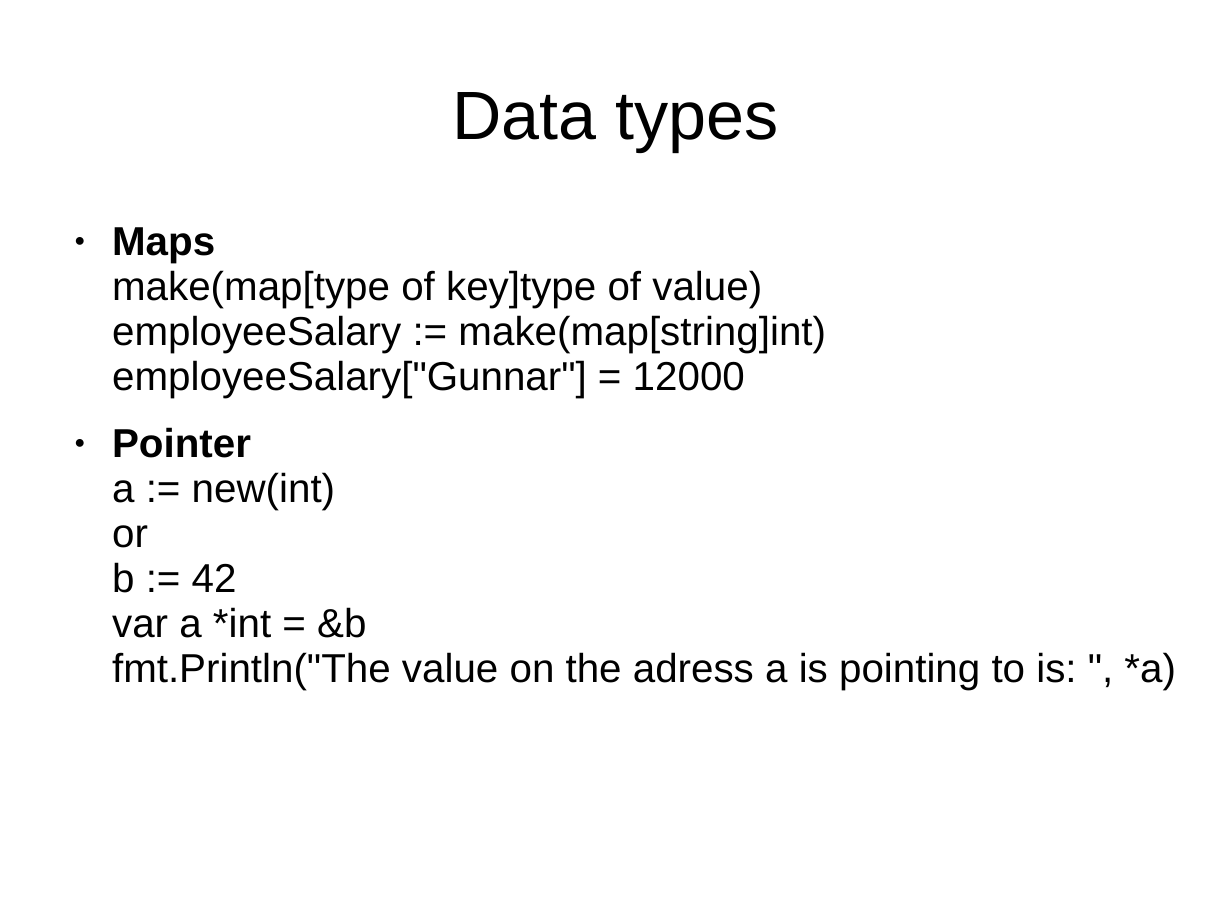
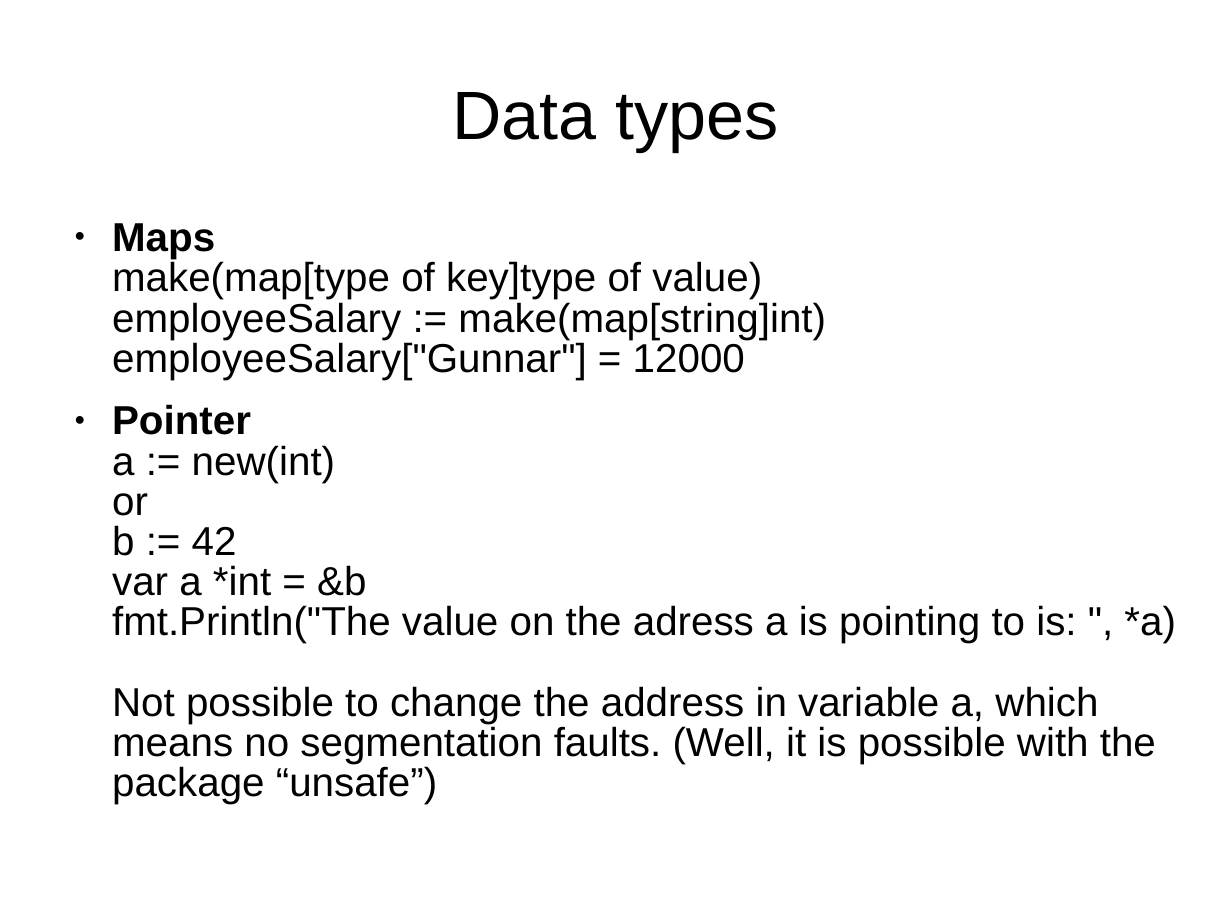
Before and after one commit to smicker/go_course, a slide deck: slide 30 of Golang genomgång.ppt. Drawn at 1232x924 pixels with LibreOffice and Linux fonts; fonts in the diff are those of the drawing; background and template pictures are left out. Boxes give left, top, right and bottom in pixels: in the first picture for what was removed or moved away, otherwise in the second. Text is boxed around its words. In the diff, an @@ line names an element or a change of style, - is before the commit and + after.

```diff
--- a/Golang genomgång.ppt
+++ b/Golang genomgång.ppt
@@ text at <box>112,223,826,380</box>: line spacing 0.93 to 0.83 @@
@@ text at <box>112,404,1176,804</box>: text changed @@
-● Pointer
-  a := new(int)
-  or
-  b := 42
-  var a *int = &b
-  fmt.Println("The value on the adress a is pointing to is: ", *a)
+● Pointer
+  a := new(int)
+  or
+  b := 42
+  var a *int = &b
+  fmt.Println("The value on the adress a is pointing to is: ", *a)
+  Not possible to change the address in variable a, which means no segmentation faults. (Well, it is possible with the package “unsafe”)
```
Also in this commit, not shown: 7 other slides changed, 1 slide added, 1 slide removed, 1 other file.
